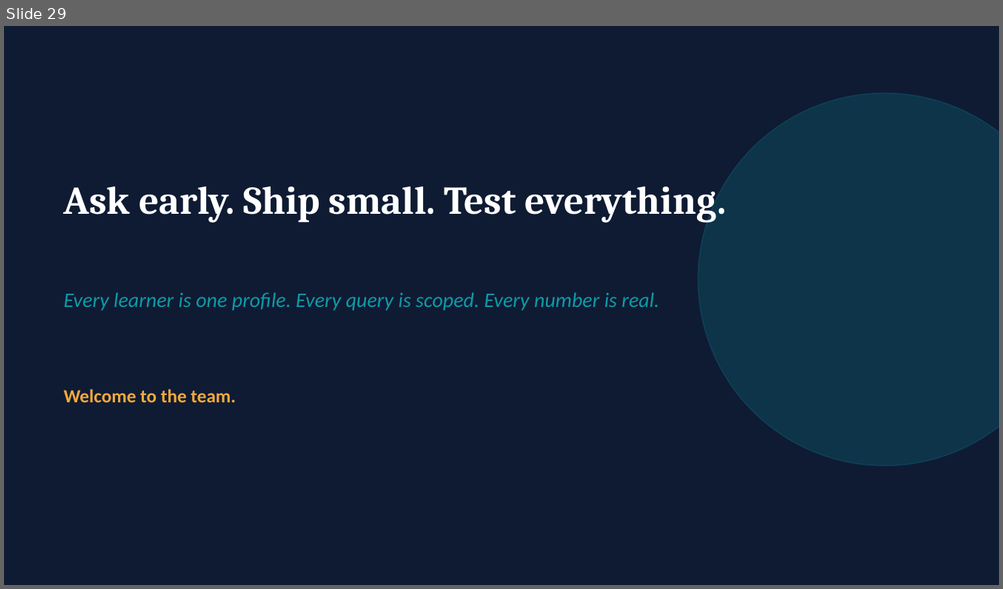
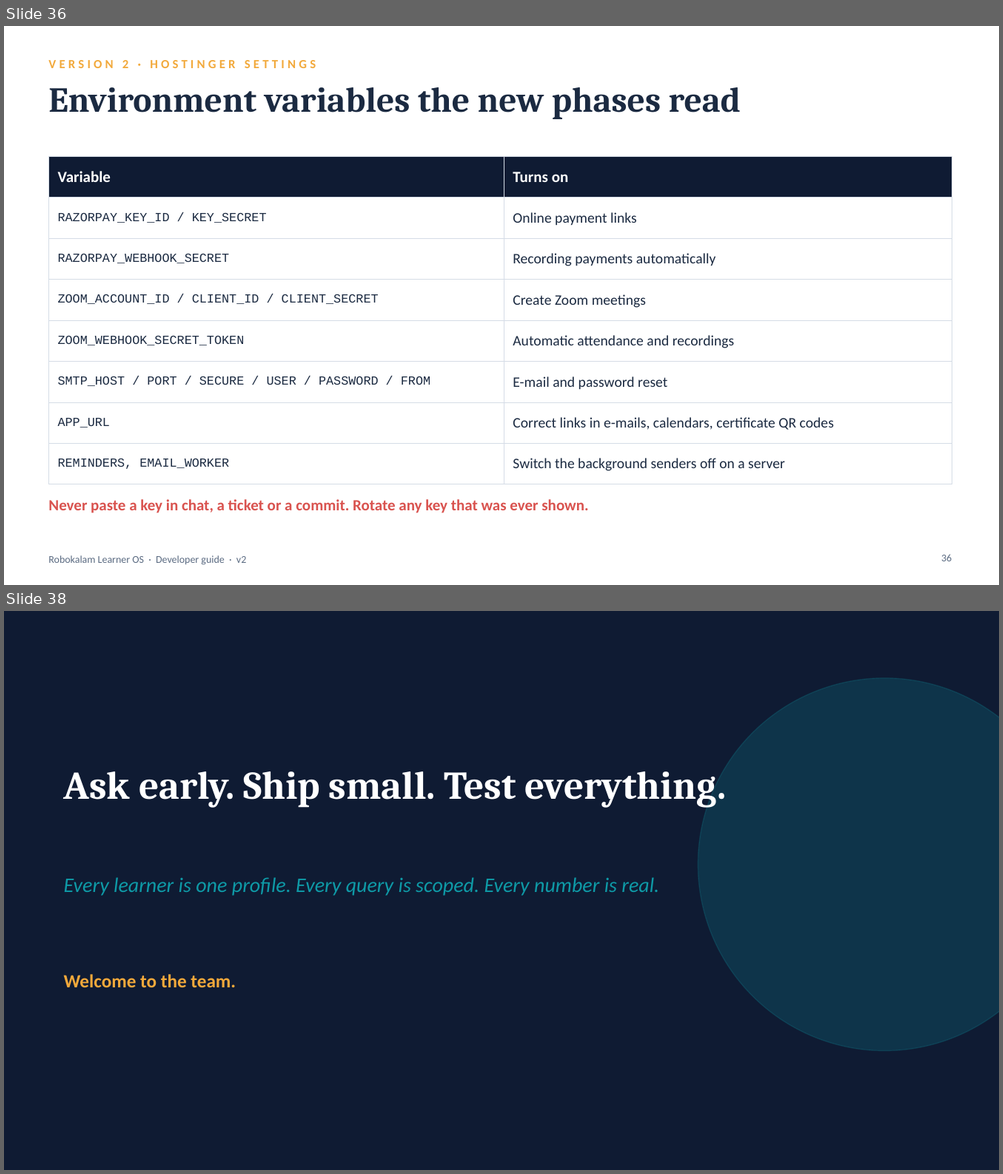
Before and after one commit to abhinayame/robokalamOS, a slide deck: docs/Robokalam-Learner-OS-Developer-Guide.pptx. Shown one above the other, each under a label of ours: slide 29 before the commit, slides 36 and 38 after it; the slides between them are not shown. The pictures are 1003x589 and 1003x1174 pixels, drawn with LibreOffice and Linux fonts; fonts in the diff are those of the drawing. Boxes give left, top, right and bottom in pixels: in the first picture for what was removed or moved away, otherwise in the second. Text is boxed around its words. In the diff, an @@ line names an element or a change of style, - is before the commit and + after.

```diff
--- a/docs/Robokalam-Learner-OS-Developer-Guide.pptx
+++ b/docs/Robokalam-Learner-OS-Developer-Guide.pptx
@@ slide 36 added at [4, 26, 999, 585], background #FFFFFF @@
@@ text added at [48, 60, 316, 68], 12 pt, text #F2A93B, bold @@
+VERSION 2 · HOSTINGER SETTINGS
@@ text added at [48, 87, 740, 119], 34 pt, text #1B2A41, bold @@
+Environment variables the new phases read
@@ table added at [48, 156, 951, 474], 8 rows, 2 columns @@
+Variable | Turns on
+RAZORPAY_KEY_ID / KEY_SECRET | Online payment links
+RAZORPAY_WEBHOOK_SECRET | Recording payments automatically
+ZOOM_ACCOUNT_ID / CLIENT_ID / CLIENT_SECRET | Create Zoom meetings
+ZOOM_WEBHOOK_SECRET_TOKEN | Automatic attendance and recordings
+SMTP_HOST / PORT / SECURE / USER / PASSWORD / FROM | E-mail and password reset
+APP_URL | Correct links in e-mails, calendars, certificate QR codes
+REMINDERS, EMAIL_WORKER | Switch the background senders off on a server
@@ text added at [48, 500, 588, 514], 15 pt, text #D9534F, bold @@
+Never paste a key in chat, a ticket or a commit. Rotate any key that was ever shown.
@@ text added at [48, 556, 246, 565], 10 pt, text #5B6B82 @@
+Robokalam Learner OS · Developer guide · v2
@@ page number added at [941, 554, 951, 562], 10 pt, text #5B6B82 @@
+36
@@ what was slide 29 is now slide 38 @@
```
Also in this commit, not shown: 28 slides changed, 8 other slides added, 4 other files.
